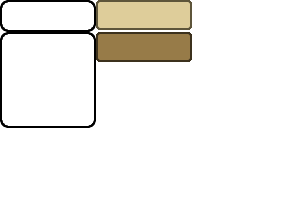
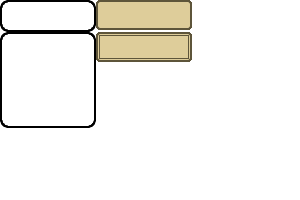
Layers edited between the first and the second 300x200 image:
painted on "card_tiles.png" over (96, 32, 192, 62)
